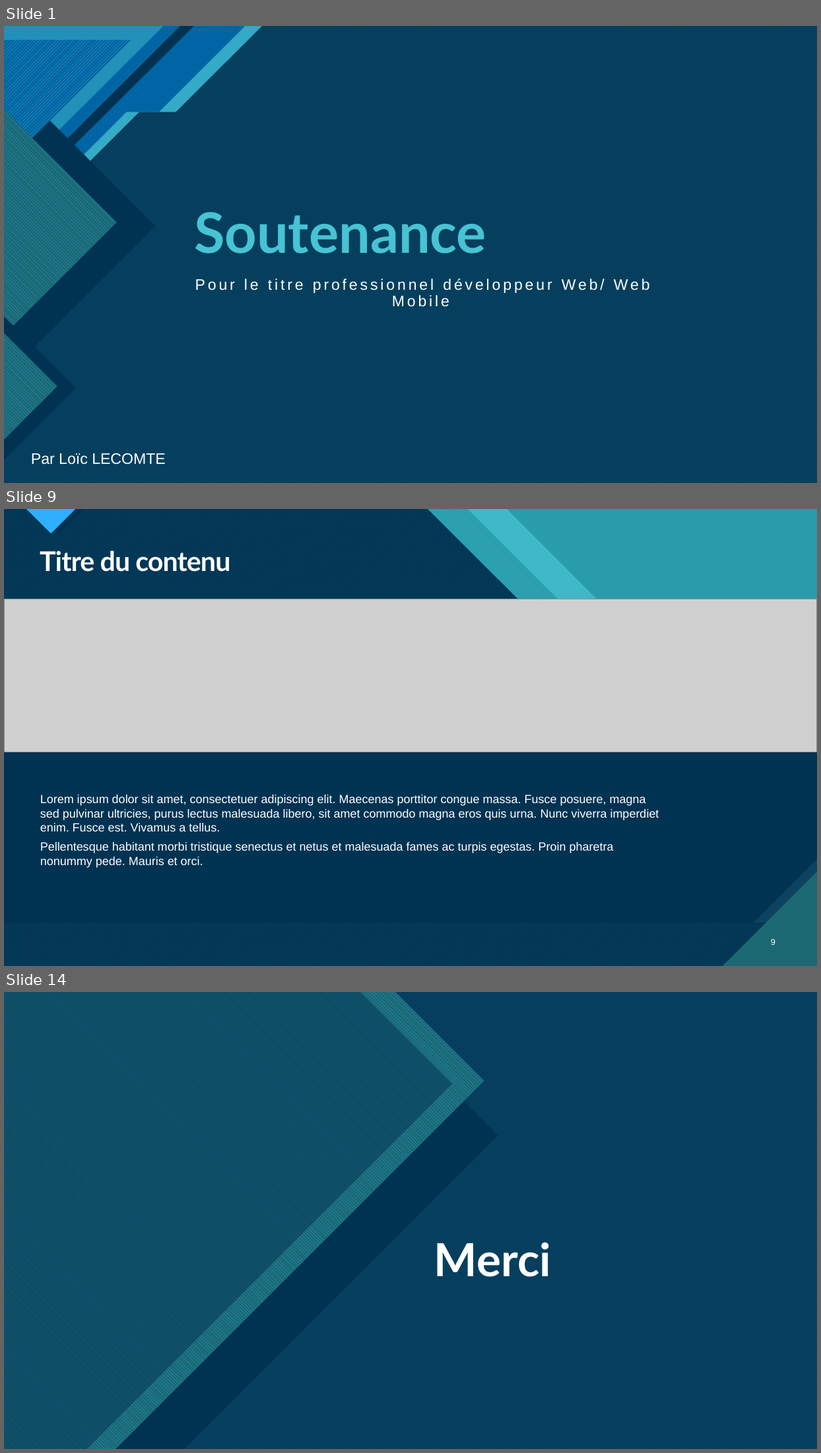
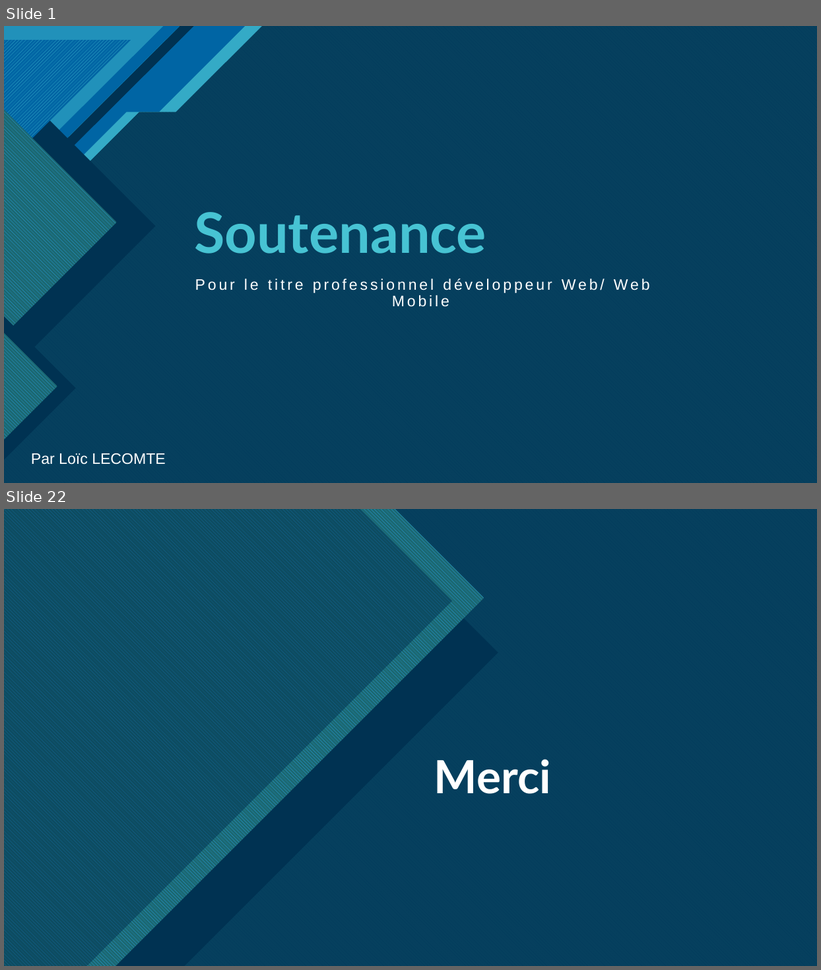
Before and after one commit to MisterSCO/dossier_projet, a slide deck: ressources/Soutenance.pptx. Shown one above the other, each under a label of ours: slides 1, 9 and 14 before the commit, slides 1 and 22 after it; the slides between them are not shown. The pictures are 821x1453 and 821x970 pixels, drawn with LibreOffice and Linux fonts; fonts in the diff are those of the drawing; grey boxes stand for pictures. Boxes give left, top, right and bottom in pixels: in the first picture for what was removed or moved away, otherwise in the second. Text is boxed around its words. In the diff, an @@ line names an element or a change of style, - is before the commit and + after.

```diff
--- a/ressources/Soutenance.pptx
+++ b/ressources/Soutenance.pptx
@@ slide 9 removed at bbox=[4, 509, 817, 966], background #47C3D3; not listed: 13 template elements that a slide beside it also shows @@
@@ rectangle removed at bbox=[4, 509, 817, 966] @@
@@ rectangle removed at bbox=[4, 509, 817, 966] @@
@@ freeform shape removed at bbox=[4, 509, 817, 966] @@
@@ freeform shape removed at bbox=[4, 509, 817, 966] @@
@@ freeform shape removed at bbox=[4, 509, 817, 966] @@
@@ title removed at bbox=[40, 551, 230, 572] @@
-Titre du contenu
@@ picture removed at bbox=[4, 599, 817, 752] @@
@@ text removed at bbox=[40, 795, 659, 868] @@
-Lorem ipsum dolor sit amet, consectetuer adipiscing elit. Maecenas porttitor congue massa. Fusce posuere, magna sed pulvinar ultricies, purus lectus malesuada libero, sit amet commodo magna eros quis urna. Nunc viverra imperdiet enim. Fusce est. Vivamus a tellus.
-Pellentesque habitant morbi tristique senectus et netus et malesuada fames ac turpis egestas. Proin pharetra nonummy pede. Mauris et orci.
@@ page number removed at bbox=[771, 939, 776, 945] @@
-9
@@ what was slide 14 is now slide 22 @@
```
Also in this commit, not shown: 2 slides changed, 18 slides added, 10 other slides removed, 44 other files.
